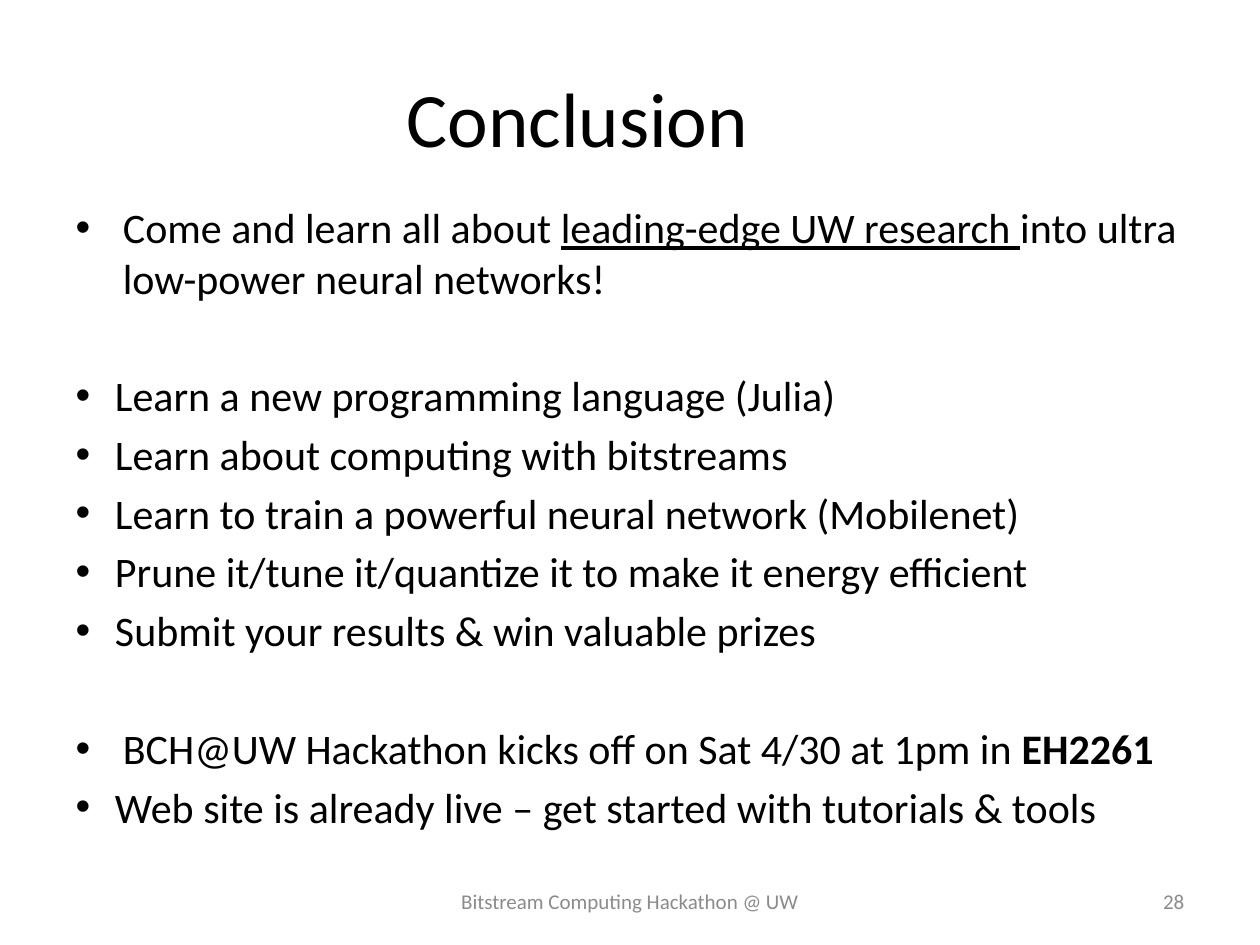
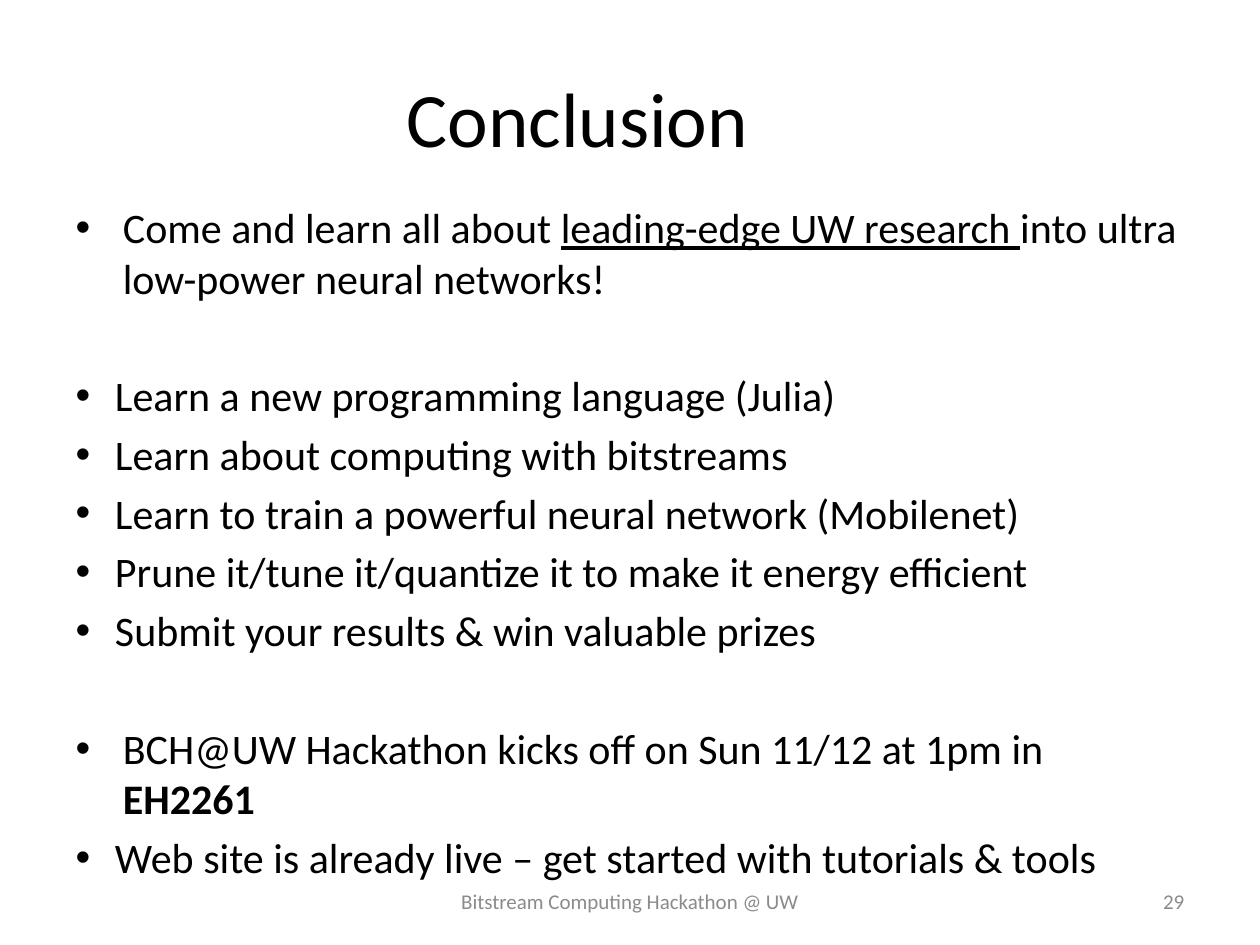
Before and after one commit to UW-PHARM/bitstream-hackathon, a slide deck: slide 29 of _assets/hackathon_introduction.pptx (slide 28 before the commit). Drawn at 1260x945 pixels with LibreOffice and Linux fonts; fonts in the diff are those of the drawing; background and template pictures are left out. Boxes give left, top, right and bottom in pixels: in the first picture for what was removed or moved away, otherwise in the second. Text is boxed around its words. In the diff, an @@ line names an element or a change of style, - is before the commit and + after.

```diff
--- a/_assets/hackathon_introduction.pptx
+++ b/_assets/hackathon_introduction.pptx
@@ text at [123,734,1044,815]: text changed @@
-• BCH@UW Hackathon kicks off on Sat 4/30 at 1pm in EH2261
+• BCH@UW Hackathon kicks off on Sun 11/12 at 1pm in EH2261
@@ page number at [1163,895,1184,909]: text changed @@
-28
+29
```
Also in this commit, not shown: 7 other slides changed, 2 slides added, 1 slide removed.
